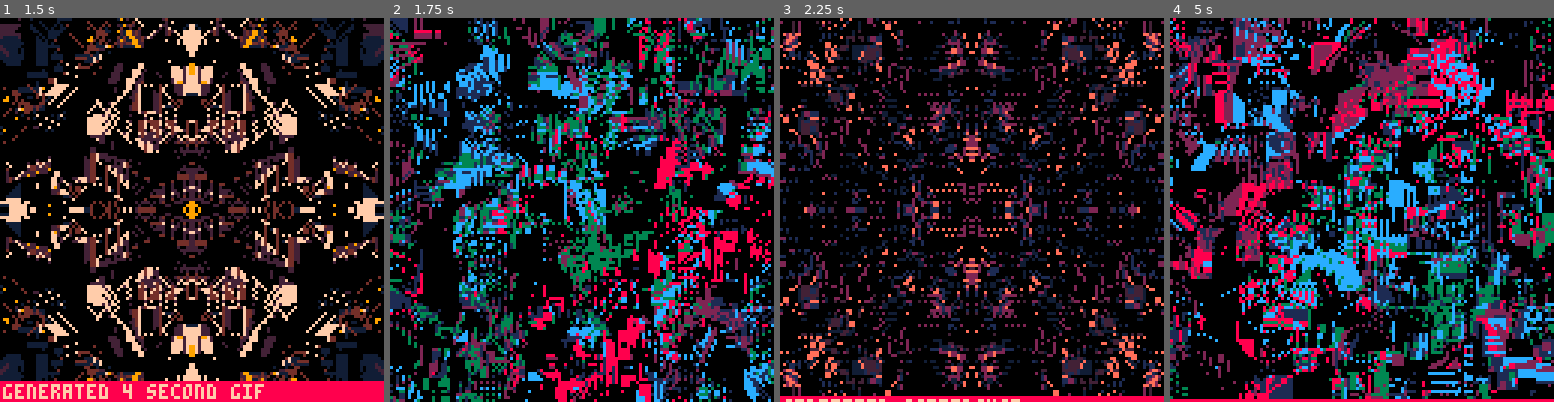
Above: before the commit, frames 1-4 (left to right).
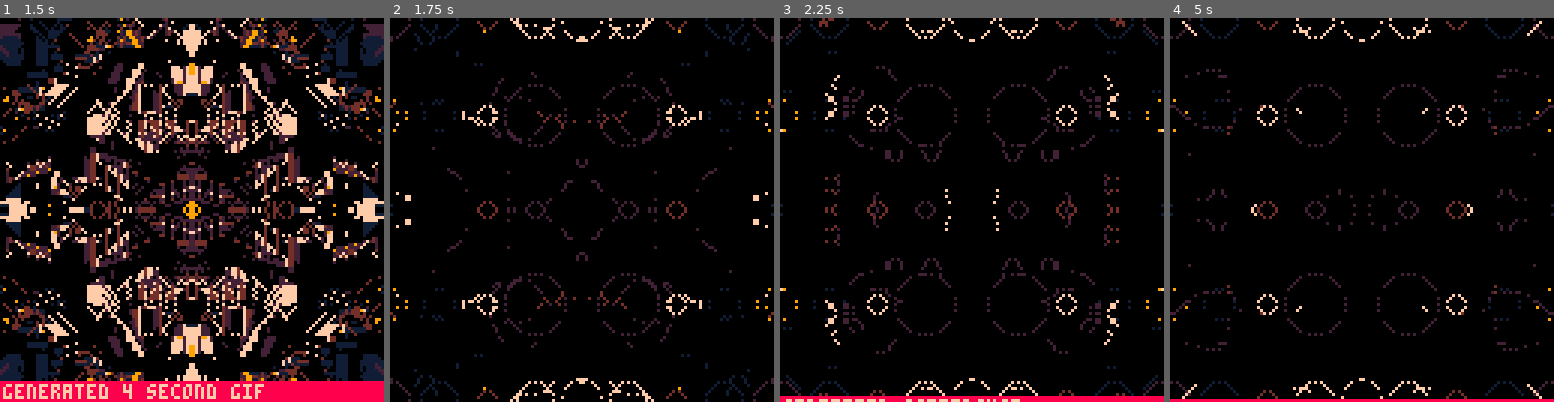
Above: after the commit, the same moments.

Repository: aebrer/pico8_carts
Game: PICO-8 cartridge versum/genesis/interior_zoning_cartography.p8
Two runs of this game, one before a commit and one after it. Both use one fixed random seed, a clock stepped at 60 frames per second and the inputs below.
Inputs:
- Up to frame 1 (1.5 s): tap X (X key) at 0.33, 1.07 s; tap O (Z key) at 0.7 s
- Up to frame 2 (1.75 s): hold Right from 1.6 s (still down); tap O (Z key) at 1.7 s
- Up to frame 3 (2.25 s): tap X (X key) at 1.85 s; release Right at 2.1 s; tap O (Z key) at 2.1 s; hold Up from 2.15 s (still down)
- Up to frame 4 (5 s): release Up at 2.42 s; hold Right 2.47-3.03 s; tap O (Z key) every 0.4 s from 2.5 to 4.9 s; tap X (X key) at 2.97, 4.08 s; hold Left 3.08-3.58 s; hold Down 3.63-3.97 s; hold Right 4.02-4.68 s; hold Up from 4.73 s (still down)

Frame 1 is identical in both runs. In frame 2, 47% of the frame differs, in the area x 0-100%, y 0-100%; in frame 3, 30%; in frame 4, 51%.

Commit message:
cool map movement

Diff:
--- a/versum/genesis/interior_zoning_cartography.p8
+++ b/versum/genesis/interior_zoning_cartography.p8
@@ -10,6 +10,8 @@
 yi=0
 rev_x=0
 rev_y=0
+cx=0
+cy=0
 function _init()
 srand(s)
 poke(24364,r({0,0,0,5,6,7}))
@@ -36,13 +38,14 @@
 end
 _init()
 ::_::
-for x=0,128,xi do
- for y=0,128,yi do
+camera(cx,cy)
+for x=0+cx,128+cx,xi do
+ for y=0+cy,128+cy,yi do
   c(x,y,r(10)+1,r(6))
  end
 end
-for x=0,128,8do
- for y=0,128,8do
+for x=0+cx,128+cx,8do
+ for y=0+cy,128+cy,8do
   if(rev_x)x=128-x
   if(rev_y)y=128-y
   if r()>.5 then
@@ -60,10 +63,10 @@
 --if(t()%5<=0.01)extcmd("reset")
 if(btnp(4))extcmd("screen")
 if(btnp(5))extcmd("video")
-if(btnp(3))s-=1 _init()
-if(btnp(2))s+=1 _init()
-if(btnp(0))s-=1 _init()
-if(btnp(1))s+=1 _init()
+if(btn(3))cy-=1 _init()
+if(btn(2))cy+=1 _init()
+if(btn(0))cx-=1 _init()
+if(btn(1))cx+=1 _init()
 goto _
 __gfx__
 00000000000000000000000000000000000000000000000000000000000000000000000000000000000000000000000000000000000000000000000000000000
